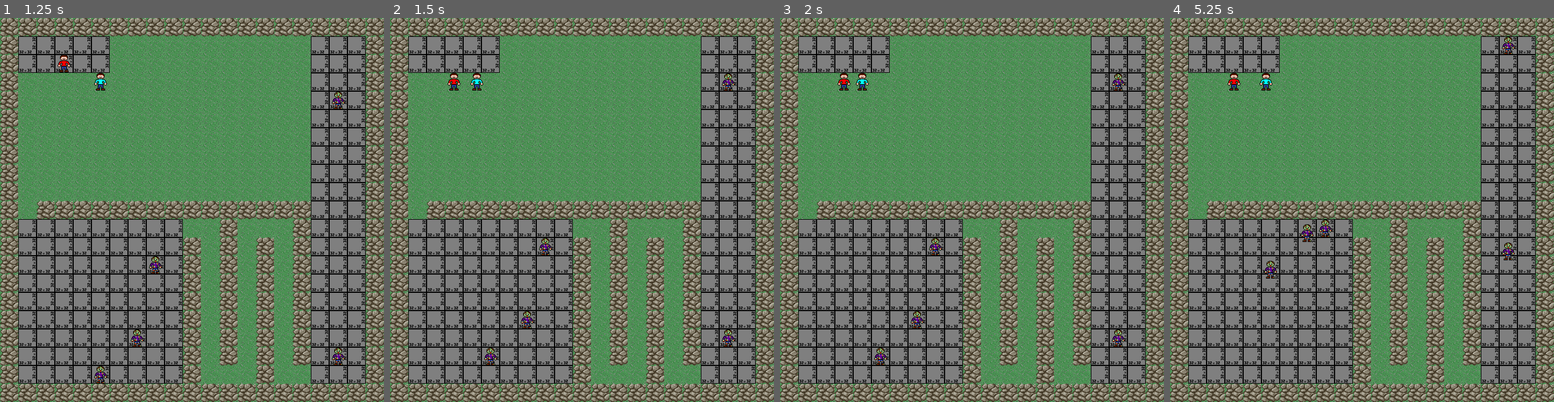
Above: before the commit, frames 1-4 (left to right).
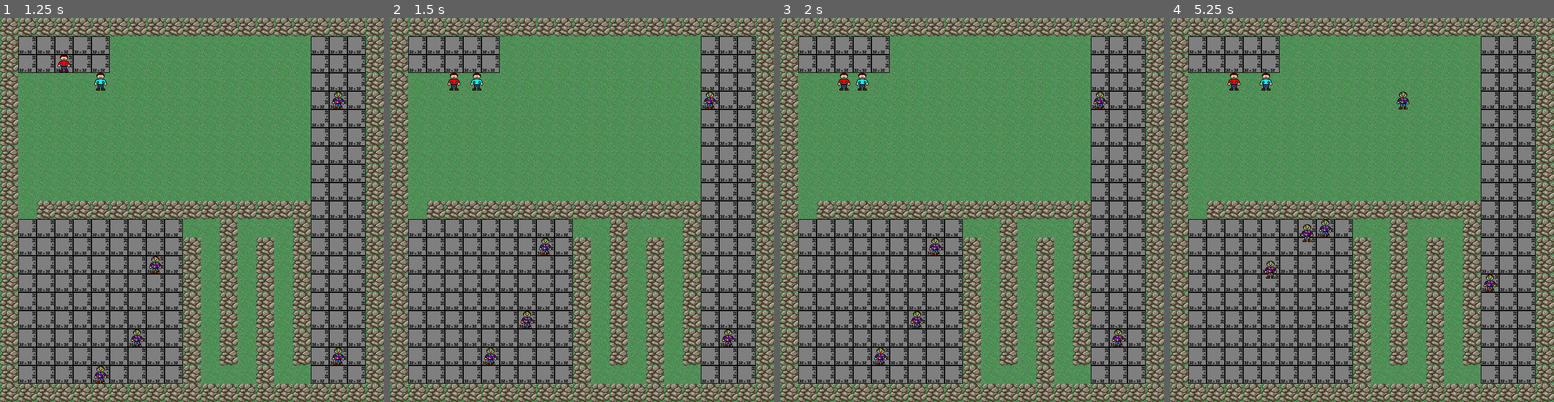
Above: after the commit, the same moments.

Repository: Raphi-Sch/Zombie_GD
Game: Godot game, scene res://scenes/Main.tscn
Same seed, same stepped clock (60 frames per second), same inputs: the game is played once before the commit and once after it.
Inputs:
- Up to frame 1 (1.25 s): tap Enter at 0.5 s; hold D (p1_right) from 0.53 s (still down); tap Down (p2_down) at 0.6 s
- Up to frame 2 (1.5 s): tap Space at 1.25 s; release D (p1_right) at 1.28 s; hold S (p1_down) from 1.28 s (still down); tap Left (p2_left) at 1.35 s
- Up to frame 3 (2 s): keep holding S (p1_down)
- Up to frame 4 (5.25 s): tap Enter at 2, 3.5 s; release S (p1_down) at 2.03 s; hold D (p1_right) 2.03-2.78 s; tap Right (p2_right) at 2.1, 5.1 s; tap Space at 2.75, 4.25 s; hold Z (p1_up) 2.78-3.53 s; tap Up (p2_up) at 2.85 s; hold Q (p1_left) 3.53-5.03 s; tap Down (p2_down) at 3.6 s; tap Left (p2_left) at 4.35 s; hold S (p1_down) from 5.03 s (still down)

Frame 1 is identical in both runs. In frame 2, 0.2% of the frame differs, in the area x 81-90%, y 14-24%; in frame 3, 0.2%; in frame 4, 0.4%, in the area x 59-90%, y 4-72%.

Commit message:
Basic movement

Diff:
--- a/scenes/Zombie.tscn
+++ b/scenes/Zombie.tscn
@@ -26,6 +26,7 @@
 
 [node name="RayCast2D" type="RayCast2D" parent="."]
 visible = false
+cast_to = Vector2( 0, 0 )
 __meta__ = {
 "_edit_lock_": true
 }
--- a/script/Zombie.gd
+++ b/script/Zombie.gd
@@ -2,24 +2,25 @@
 
 export (int) var pos_x
 export (int) var pos_y
+export var speed = 5
 
 var tile_size = 32
+var target = Vector2.ZERO
+
 onready var ray = $RayCast2D
 onready var tween = $Tween
-export var speed = 5
+onready var players = get_tree().get_nodes_in_group("players")
 
 # Called when the node enters the scene tree for the first time.
 func _ready():
-	pass # Replace with function body.
-
-
-# Called every frame. 'delta' is the elapsed time since the previous frame.
-#func _process(delta):
-#	pass
-
+	pass
 
 func _on_Link_zombie_round():
-	move(Vector2.UP)
+	var old_position = position
+	choose_target()
+	move(direction_target())
+	if(old_position == position):
+		possible_path()
 
 func move(vect_dir):
 	ray.cast_to = vect_dir * tile_size
@@ -31,3 +32,26 @@
 func move_tween(vect_dir):
 	tween.interpolate_property(self, "position", position, position + vect_dir * tile_size, 1.0/speed, Tween.TRANS_SINE, Tween.EASE_IN_OUT)
 	tween.start()
+
+func choose_target():
+	var distance_player_1 = round(sqrt(pow(players[0].position.x - position.x, 2) + pow(players[0].position.y - position.y, 2)))
+	var distance_player_2 = round(sqrt(pow(players[1].position.x - position.x, 2) + pow(players[1].position.y - position.y, 2)))
+	if(distance_player_1 < distance_player_2):
+		target = Vector2(players[0].position.x - position.x, players[0].position.y - position.y)
+	else:
+		target = Vector2(players[1].position.x - position.x, players[1].position.y - position.y)
+
+func direction_target():
+	if(abs(target.x) > abs(target.y)):
+		if(target.x > 0):
+			return Vector2.RIGHT
+		elif(target.x < 0):
+			return Vector2.LEFT
+	else:
+		if(target.y > 0):
+			return Vector2.DOWN
+		elif(target.y < 0):
+			return Vector2.UP
+
+func possible_path():
+	pass
